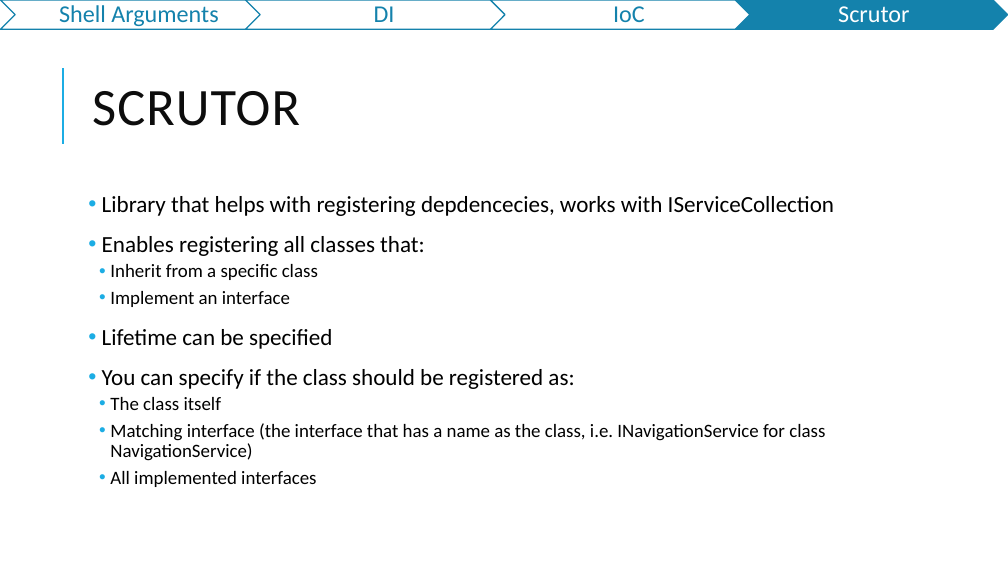
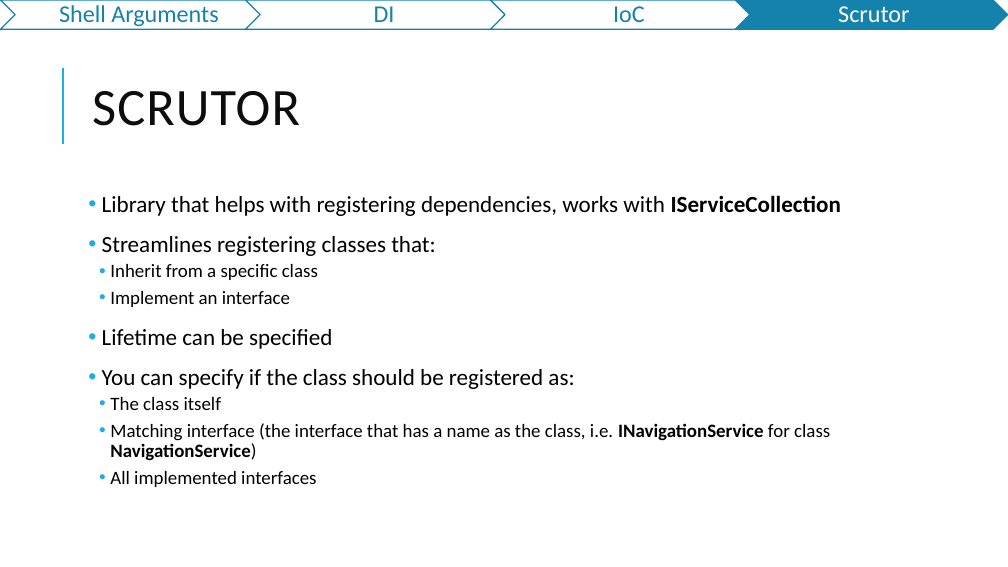
Before and after one commit to jasho/pv239-maui, a slide deck: slide 14 of 04_IoC/PV239-Xamarin-04_IoC.pptx. Drawn at 1008x567 pixels with LibreOffice and Linux fonts; fonts in the diff are those of the drawing. Boxes give left, top, right and bottom in pixels: in the first picture for what was removed or moved away, otherwise in the second. Text is boxed around its words. In the diff, an @@ line names an element or a change of style, - is before the commit and + after.

Commit message:
Fix typos + wording

```diff
--- a/04_IoC/PV239-Xamarin-04_IoC.pptx
+++ b/04_IoC/PV239-Xamarin-04_IoC.pptx
@@ text at box(102, 195, 841, 256): text changed @@
-• Library that helps with registering depdencecies, works with IServiceCollection
-• Enables registering all classes that:
+• Library that helps with registering dependencies, works with IServiceCollection
+• Streamlines registering classes that:
@@ text at box(110, 423, 830, 461): bold on in "INavigationService NavigationService)" @@
```
Also in this commit, not shown: 7 other slides changed.
